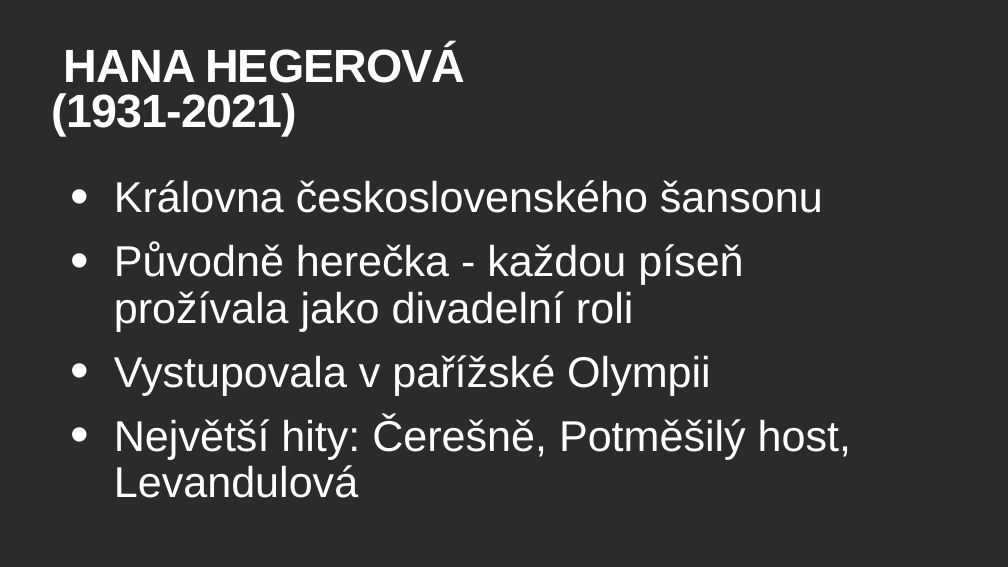
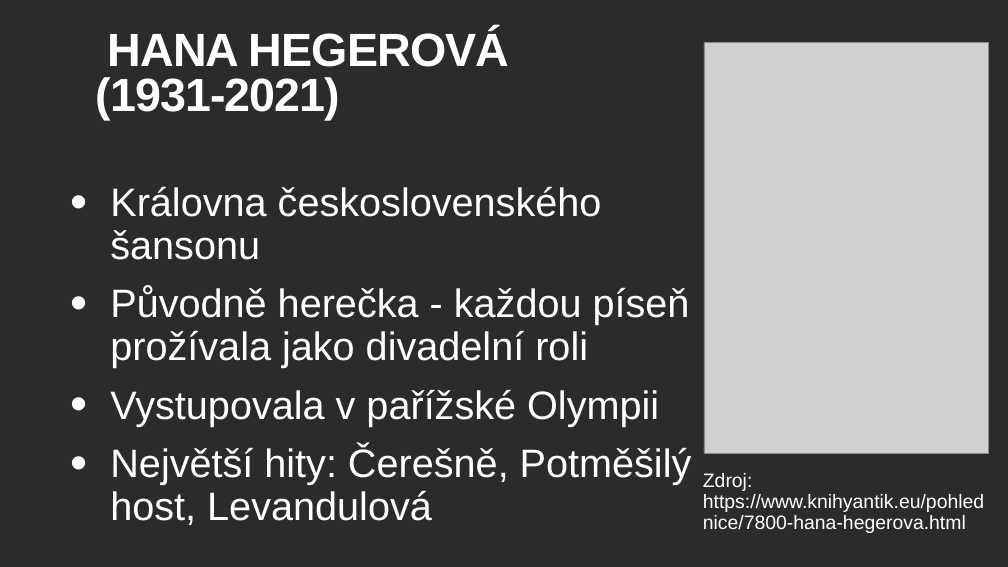
Before and after one commit to adamvotava1/prezentace, a slide deck: slide 8 of sanson.pptx. Drawn at 1008x567 pixels with LibreOffice and Linux fonts; fonts in the diff are those of the drawing; grey boxes stand for pictures; background and template pictures are left out; a plain dark background stands for a picture behind light text. Boxes give left, top, right and bottom in pixels: in the first picture for what was removed or moved away, otherwise in the second. Text is boxed around its words. In the diff, an @@ line names an element or a change of style, - is before the commit and + after.

```diff
--- a/sanson.pptx
+++ b/sanson.pptx
@@ title "HANA HEGEROVÁ (1931-2021)": place and size @@
-title "HANA HEGEROVÁ (1931-2021)" at [52, 45, 465, 136]
+title "HANA HEGEROVÁ (1931-2021)" at [96, 30, 509, 120]
@@ picture added at [704, 42, 988, 453] @@
@@ text "Královna československého šansonu": place and size @@
-text "Královna československého šansonu" at [114, 180, 851, 498]
+text "Královna československého šansonu" at [110, 187, 692, 525]
@@ text "Královna československého šansonu" at [110, 187, 692, 525]: size 82.1 to 75.5 pt; indent changed; less space between paragraphs @@
@@ text added at [703, 473, 984, 533], 37 pt, text #FFFFFF @@
+Zdroj: https://www.knihyantik.eu/pohlednice/7800-hana-hegerova.html
```
Also in this commit, not shown: 5 other slides changed, 1 slide added, 1 slide removed.
